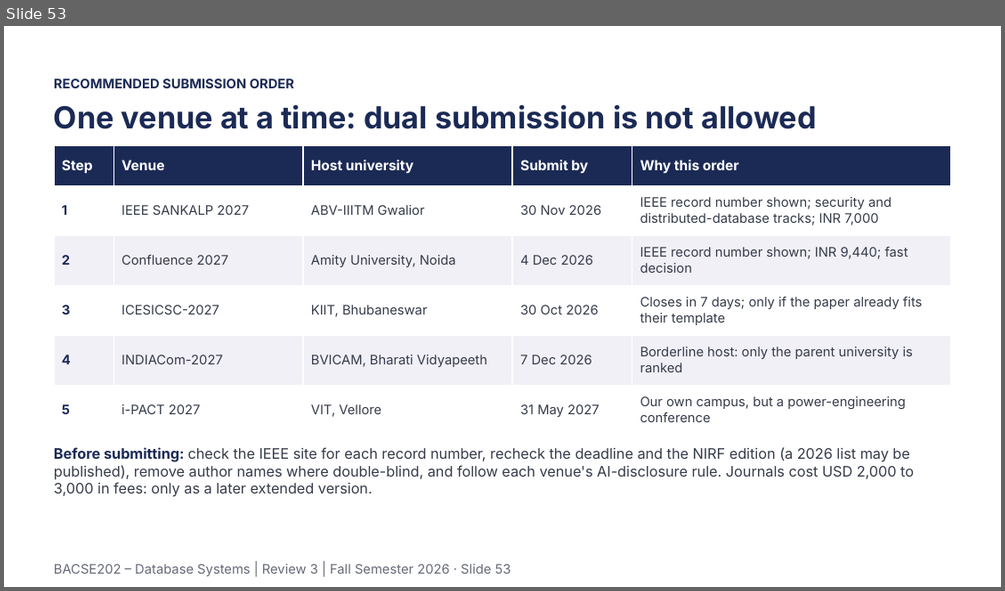
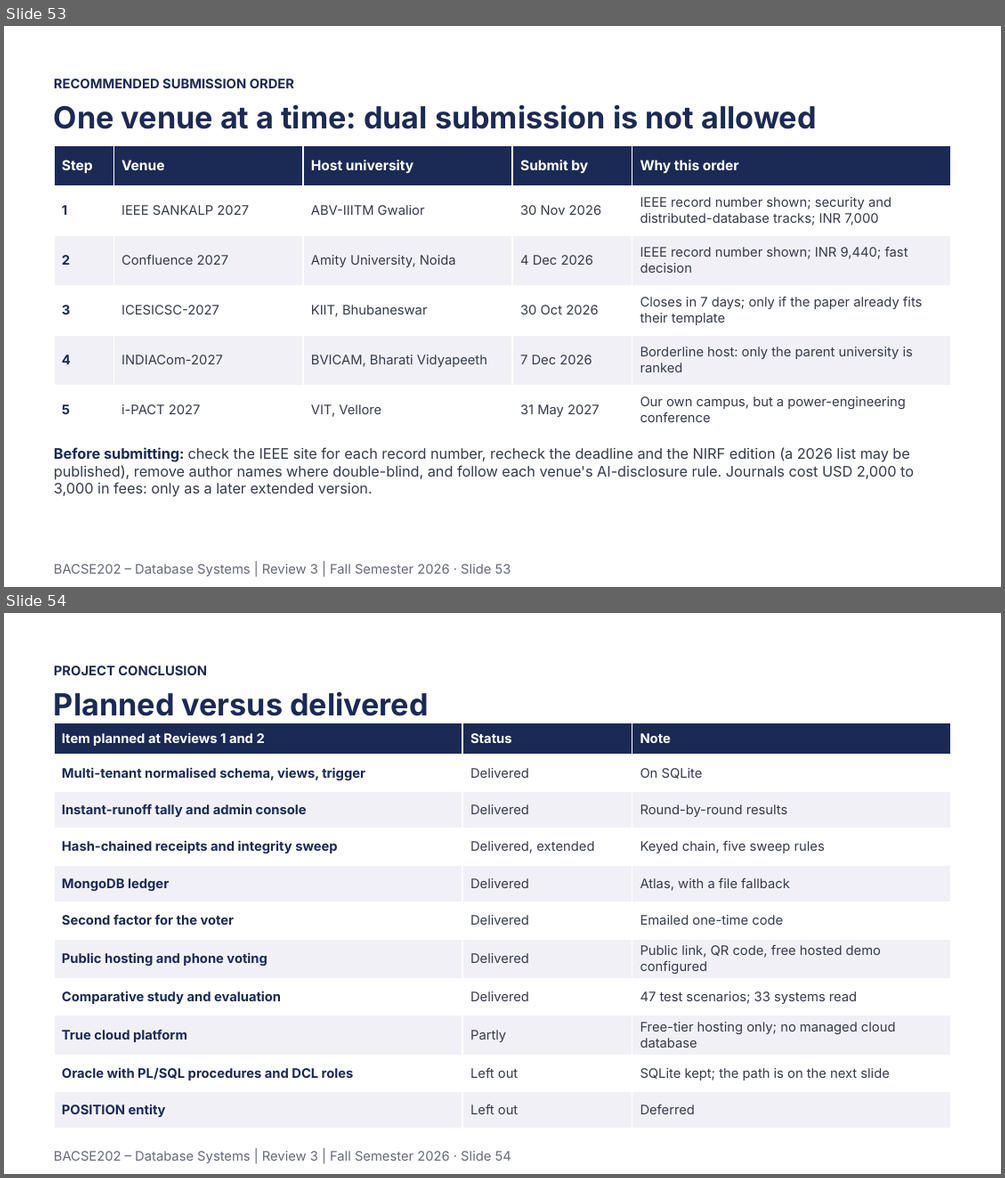
Before and after one commit to Tharakeshtj/polyvote-election-platform, a slide deck: docs/PolyVote_Review3_Final.pptx. Shown one above the other, each under a label of ours: slide 53 before the commit, slides 53 and 54 after it. The pictures are 1005x591 and 1005x1178 pixels, drawn with LibreOffice and Linux fonts; fonts in the diff are those of the drawing; background and template pictures are left out. Boxes give left, top, right and bottom in pixels: in the first picture for what was removed or moved away, otherwise in the second. Text is boxed around its words. In the diff, an @@ line names an element or a change of style, - is before the commit and + after.

```diff
--- a/docs/PolyVote_Review3_Final.pptx
+++ b/docs/PolyVote_Review3_Final.pptx
@@ slide 54 added at bbox=[4, 613, 1001, 1174], background #FFFFFF @@
@@ text added at bbox=[54, 666, 207, 675], 9.5 pt, text #1B2A55, bold @@
+PROJECT CONCLUSION
@@ text added at bbox=[54, 691, 429, 716], 22 pt, text #1B2A55, bold @@
+Planned versus delivered
@@ table added at bbox=[54, 722, 951, 1123], 11 rows, 3 columns @@
+Item planned at Reviews 1 and 2 | Status | Note
+Multi-tenant normalised schema, views, trigger | Delivered | On SQLite
+Instant-runoff tally and admin console | Delivered | Round-by-round results
+Hash-chained receipts and integrity sweep | Delivered, extended | Keyed chain, five sweep rules
+MongoDB ledger | Delivered | Atlas, with a file fallback
+Second factor for the voter | Delivered | Emailed one-time code
+Public hosting and phone voting | Delivered | Public link, QR code, free hosted demo configured
+Comparative study and evaluation | Delivered | 47 test scenarios; 33 systems read
+True cloud platform | Partly | Free-tier hosting only; no managed cloud database
+Oracle with PL/SQL procedures and DCL roles | Left out | SQLite kept; the path is on the next slide
+POSITION entity | Left out | Deferred
@@ text added at bbox=[54, 1151, 511, 1163], 9.5 pt, text #666A78 @@
+BACSE202 – Database Systems | Review 3 | Fall Semester 2026 · Slide 54
```
Also in this commit, not shown: 2 slides changed, 1 other slide added, 3 other files.
